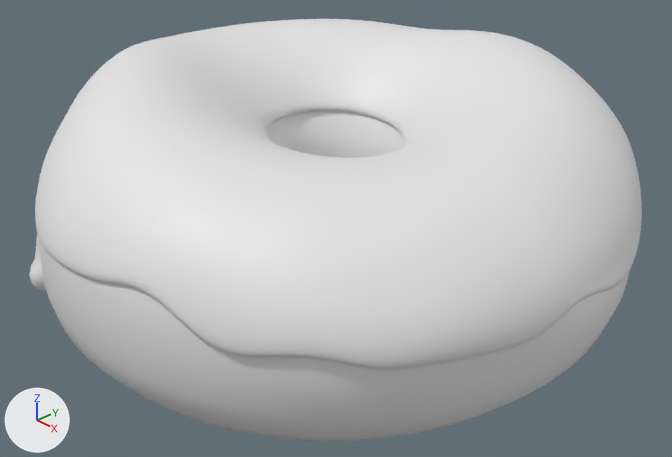
The Blender file modeling/Basic/Donut.blend as it was, and as the next commit left it.
Rendered twice from a camera (50 mm lens) standing at (1.222, -1.141, 0.739) and looking at (0.043, -0.026, -0.055). The lights are fixed; the arrows at lower left show +X, +Y and +Z.

The first picture shows 'Donut', 'icing'.
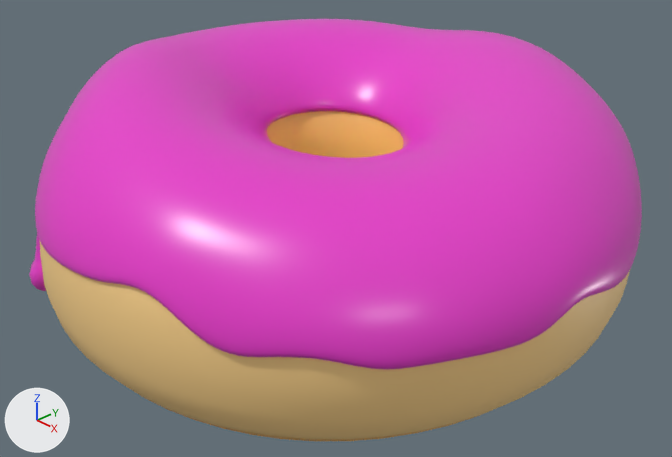
The newer file is also turned or shifted as a whole; pictures and numbers use the older file's frame.

Edits to the bpy script that builds the scene:
```text
Add img_base:
    img_base = load_image('base', 'base.png', 1024, 1024, 'sRGB')
Add mat_material:
    mat_material = principled_material('Material')
    mat_material.base_color = (0.8, 0.0447, 0.593)  # pink #e73cca
    mat_material.roughness = 0.306
Add mat_material_001:
    mat_material_001 = principled_material('Material.001')
    mat_material_001.texture = img_base
Change me_torus:
    where me_torus.from_pydata(...)  # 384 vertices, 384 faces; spans x -0.573..0.614, y -0.579..0.582, z -0.25..0.274
    add me_torus.materials.append(mat_material_001)  # picture img_base
Change me_torus_001:
    where me_torus_001.from_pydata(...)  # 18496 vertices, 18496 faces; spans x -0.564..0.612, y -0.577..0.584, z -0.125..0.272
    add me_torus_001.materials.append(mat_material)  # pink #e73cca
```

Pixel boxes (x1, y1, x2, y2) of what changed, in the pictures (672 x 457 px):
'icing', recoloured (white to pink): (29, 19, 642, 369) in both
'Donut', recoloured (grey to orange): (40, 111, 630, 441) in both
